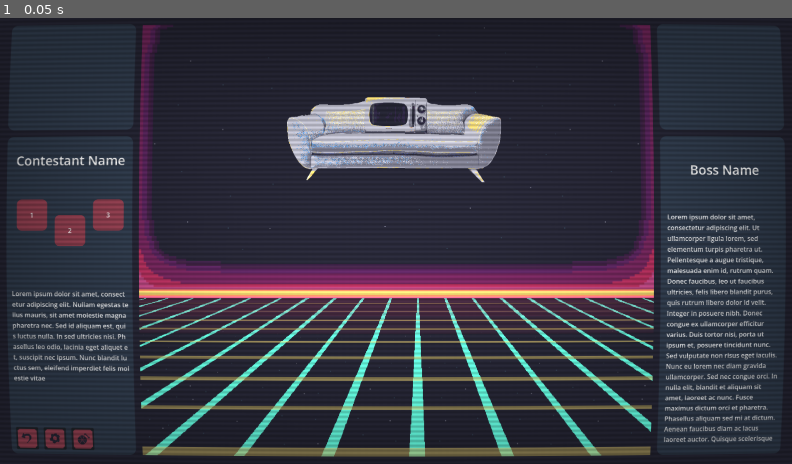
Above: before the commit, frame 1.
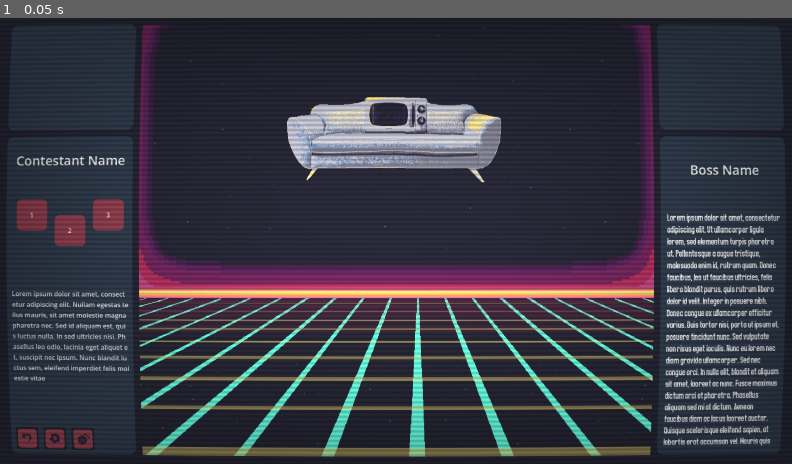
Above: after the commit, the same moment.

Repository: Dragos-F/spinner-autobattler
Game: Godot game, scene res://Scenes/MainScene.tscn
Same seed, same stepped clock (60 frames per second), same inputs: the game is played once before the commit and once after it. This scene is started directly instead of the project's main scene. The engine's default icon, where the game draws it, is replaced by a stand-in: a white triangle on a blue panel in a dark square.
Inputs:
- Up to frame 1 (0.05 s): no input

The runs differ from the first frame. In frame 1, 3.7% of the frame differs, in the area x 83-99%, y 43-96%.

Commit message:
Font test

Diff:
--- a/Scenes/MainScene.tscn
+++ b/Scenes/MainScene.tscn
@@ -9,6 +9,7 @@
 [ext_resource type="Texture2D" uid="uid://dnk5bsy5s0abm" path="res://VisualAssets/Background_Sidebar.png" id="4_q68mp"]
 [ext_resource type="Texture2D" uid="uid://bnqac3dw0lqua" path="res://VisualAssets/Button_Spinners.png" id="5_0iob3"]
 [ext_resource type="Texture2D" uid="uid://5j4kojdswfcv" path="res://icon.svg" id="7_xb4mg"]
+[ext_resource type="LabelSettings" uid="uid://0sftpb7dnv7v" path="res://VisualAssets/Fonts/new_label_settings.tres" id="8_5qxwa"]
 [ext_resource type="Shader" uid="uid://clnufak16mqyj" path="res://VisualAssets/CRTTest3.gdshader" id="9_0iob3"]
 [ext_resource type="Script" uid="uid://beya8h2388uo2" path="res://Scripts/game_manager.gd" id="10_4b75m"]
 [ext_resource type="Script" uid="uid://crtclueovnj4u" path="res://enemy_collection.gd" id="12_xb4mg"]
@@ -280,6 +281,7 @@
 offset_right = -0.040008545
 offset_bottom = 586.738
 text = "Lorem ipsum dolor sit amet, consectetur adipiscing elit. Ut ullamcorper ligula lorem, sed elementum turpis phar …(690 unchanged characters)…
+label_settings = ExtResource("8_5qxwa")
 autowrap_mode = 2
 text_overrun_behavior = 1
 
--- /dev/null
+++ b/VisualAssets/Fonts/new_label_settings.tres
@@ -0,0 +1,7 @@
+[gd_resource type="LabelSettings" format=3 uid="uid://0sftpb7dnv7v"]
+
+[ext_resource type="FontFile" uid="uid://cwlp8jtifi1m" path="res://VisualAssets/Fonts/Casual Softcore.otf" id="1_88jvo"]
+
+[resource]
+font = ExtResource("1_88jvo")
+font_size = 24
Binary file added: VisualAssets/Fonts/Casual Softcore.otf
Not shown, added: VisualAssets/Fonts/Casual Softcore.otf.import
